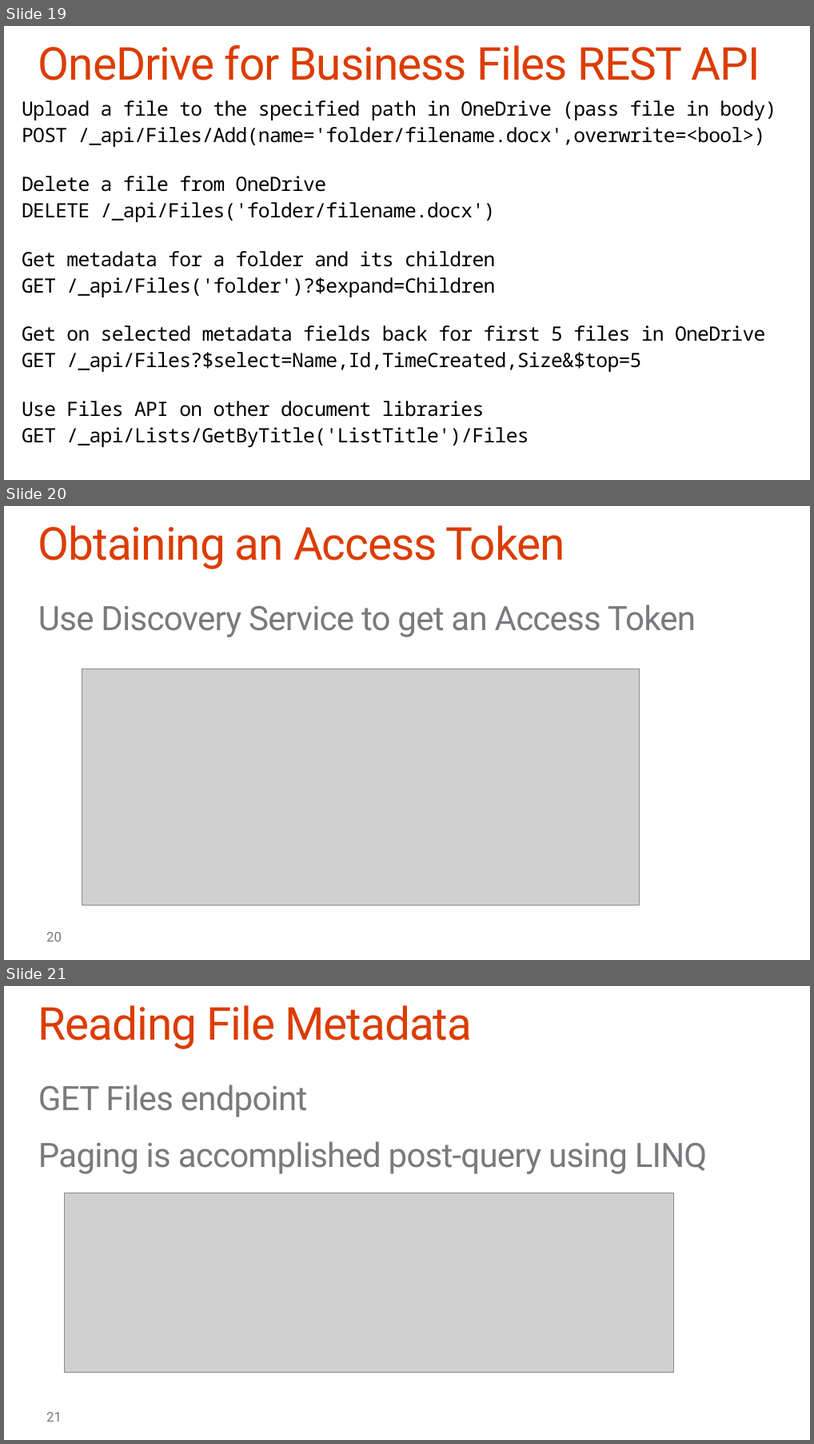
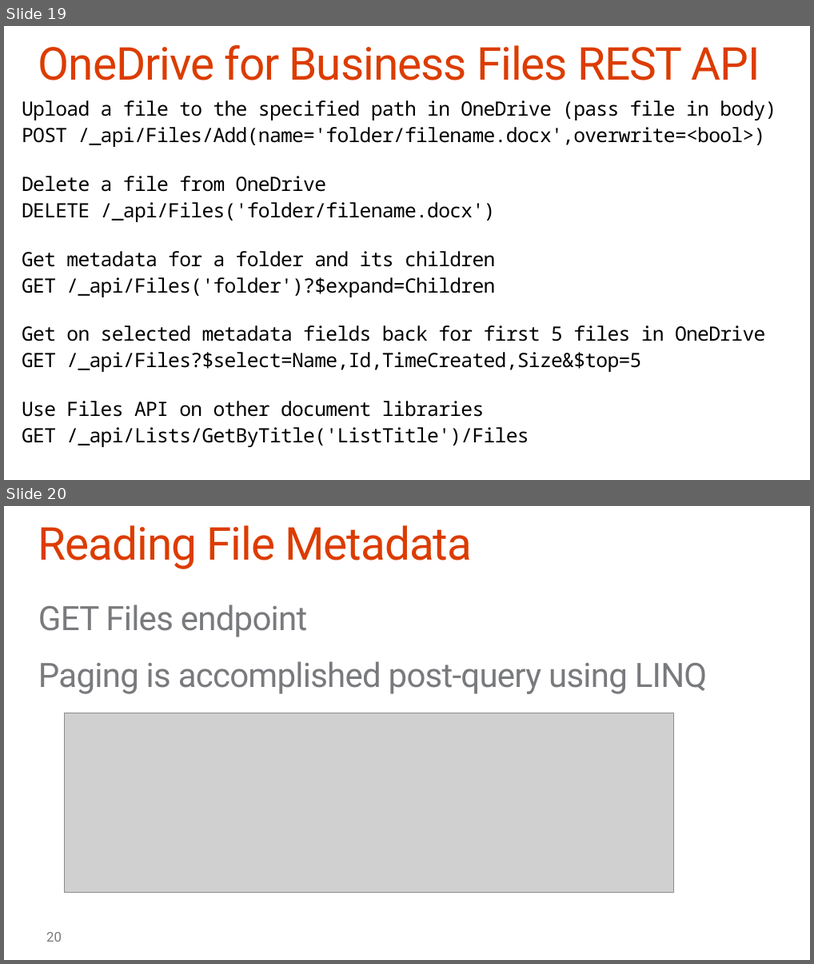
Before and after one commit to OfficeDev/TrainingContent, a slide deck: O3653-3 Deep Dive into Office 365 APIs for OneDrive for Business/O3653-3 Deep Dive into Office 365 APIs for OneDrive for Business.pptx. Shown one above the other, each under a label of ours: slides 19, 20 and 21 before the commit, slides 19 and 20 after it. The pictures are 814x1444 and 814x964 pixels, drawn with LibreOffice and Linux fonts; fonts in the diff are those of the drawing; grey boxes stand for pictures; background and template pictures are left out. Boxes give left, top, right and bottom in pixels: in the first picture for what was removed or moved away, otherwise in the second. Text is boxed around its words. In the diff, an @@ line names an element or a change of style, - is before the commit and + after.

```diff
--- a/O3653-3 Deep Dive into Office 365 APIs for OneDrive for Business/O3653-3 Deep Dive into Office 365 APIs for OneDrive for Business.pptx
+++ b/O3653-3 Deep Dive into Office 365 APIs for OneDrive for Business/O3653-3 Deep Dive into Office 365 APIs for OneDrive for Business.pptx
@@ slide 20 removed at (x1=4, y1=506, x2=810, y2=960), background #FFFFFF @@
@@ title removed at (x1=38, y1=525, x2=566, y2=569) @@
-Obtaining an Access Token
@@ text removed at (x1=38, y1=604, x2=696, y2=637) @@
-Use Discovery Service to get an Access Token
@@ picture removed at (x1=82, y1=668, x2=640, y2=904) @@
@@ page number removed at (x1=46, y1=932, x2=62, y2=941) @@
-20
@@ what was slide 21 is now slide 20 @@
@@ page number at (x1=46, y1=932, x2=62, y2=941): text changed @@
-21
+20
```
Also in this commit, not shown: 1 slide changed, 2 other files.
